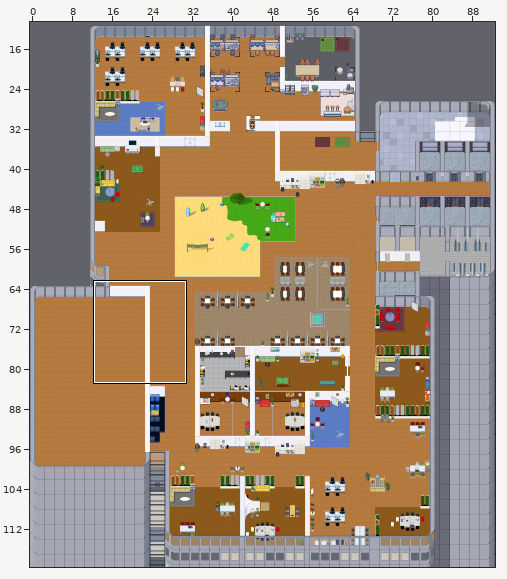
Tiled map (JSON): maps/map.json. The first picture is a wide view before the edit; the outline marks the close-up.
Close-up. Before the edit:
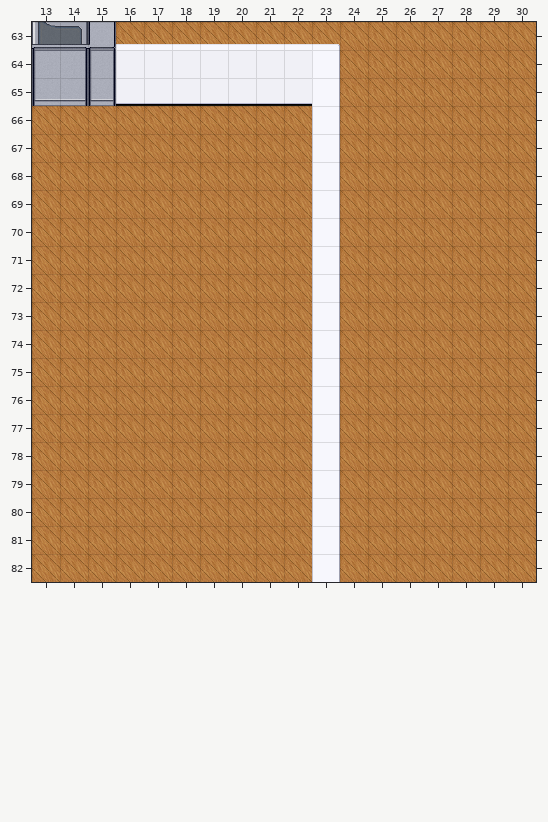
Cells are 32x32 px. Shown: x 13..30, y 63..82. The commit also changed other parts of the map, which this record leaves out.
Once edited:
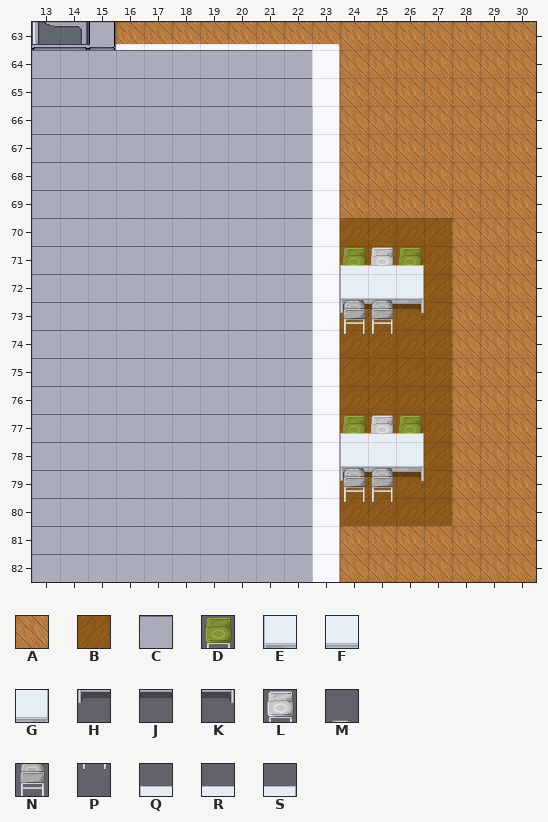
Key: from "Chunk 1": A 0 flipped left-right, B 60, C 363, D 931, E 957, F 958, G 959, H 960, J 961, K 962, L 1023, M 1025, N 1026, P 1027, Q 1259, R 1260, S 1261.
_ is an empty cell, # one hidden under a higher layer.
Tiles replaced or removed in this view: A.
Tiles of an added or newly shown layer are drawn over the layers below it.
Changes in this commit:
Changed rows in their new state; . is an unchanged cell.
Layer "floor":
first column x 24:
70 BBBB
71 BBBB
72 ###B
73 BBBB
74 BBBB
75 BBBB
76 BBBB
77 BBBB
78 ###B
79 BBBB
80 BBBB
Layer "objects":
first column x 24:
72 EFG
73 HJK
first column x 24:
78 EFG
79 HJK
Layer "objects1":
first column x 24:
71 DLD
72 MM.
73 NN.
74 PP.
77 DLD
78 MM.
79 NN.
80 PP.
Layer "construction" (added):
first column x 13:
64 CCCCCCCCCC
65 CCCCCCCCCC
66 CCCCCCCCCC
67 CCCCCCCCCC
68 CCCCCCCCCC
69 CCCCCCCCCC
70 CCCCCCCCCC
71 CCCCCCCCCC
72 CCCCCCCCCC
73 CCCCCCCCCC
74 CCCCCCCCCC
75 CCCCCCCCCC
76 CCCCCCCCCC
77 CCCCCCCCCC
78 CCCCCCCCCC
79 CCCCCCCCCC
80 CCCCCCCCCC
81 CCCCCCCCCC
82 CCCCCCCCCC
Layer "top":
first column x 24:
71 QRS
first column x 24:
77 QRS
